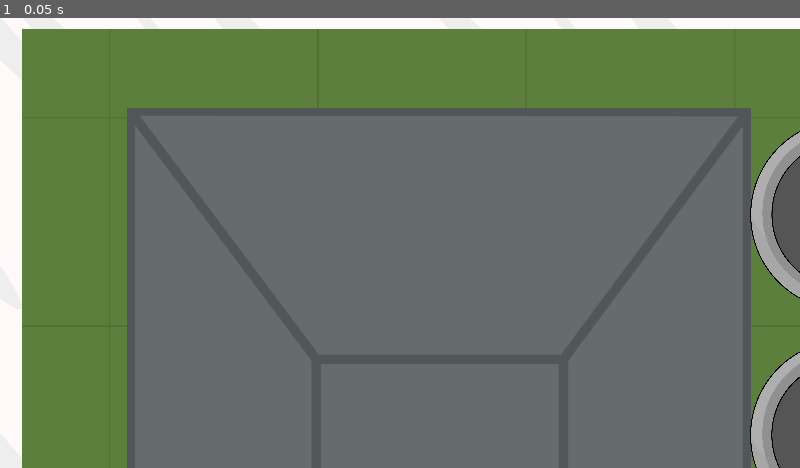
Above: before the commit, frame 1.
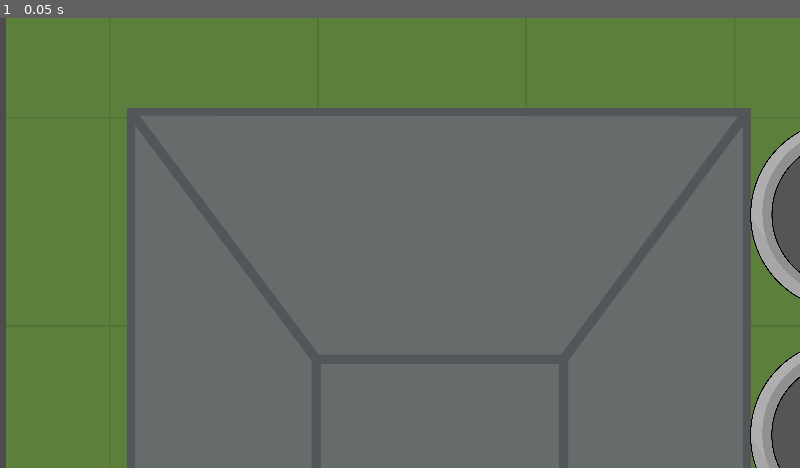
Above: after the commit, the same moment.

Repository: michalbie/Spinningeddon
Game: Godot game, scene res://Scenes/World/World.tscn
Two runs of this game, one before a commit and one after it. Both use one fixed random seed, a clock stepped at 60 frames per second and the inputs below. This scene is started directly instead of the project's main scene.
Inputs:
- Up to frame 1 (0.05 s): no input

The runs differ from the first frame. In frame 1, 5.1% of the frame differs, in the area x 0-100%, y 0-100%.

Commit message:
map_update
Updated map to nerf sniper class

Diff:
--- a/Maps/BattleRoyaleMap/BattleRoyaleMap.tscn
+++ b/Maps/BattleRoyaleMap/BattleRoyaleMap.tscn
@@ -33,7 +33,9 @@
 [ext_resource path="res://Maps/Objects/Roofs/CinemaRoof.tscn" type="PackedScene" id=31]
 [ext_resource path="res://Maps/Objects/Miscellaneous/Lamp.tscn" type="PackedScene" id=32]
 [ext_resource path="res://Maps/Objects/Walls/MetalFence.tscn" type="PackedScene" id=33]
+[ext_resource path="res://Maps/Objects/Walls/Wall.gd" type="Script" id=34]
 [ext_resource path="res://Maps/Objects/Roads/Road2Bend.tscn" type="PackedScene" id=35]
+[ext_resource path="res://Maps/Objects/share/ObjectBase.gd" type="Script" id=36]
 
 [node name="BattleRoyaleMap" type="Node2D"]
 
@@ -1474,9 +1476,9 @@
 scale = Vector2( 1.18075, 1.77554 )
 
 [node name="WoodWall37" parent="." instance=ExtResource( 21 )]
-position = Vector2( 11729.5, 7687.41 )
+position = Vector2( 11721.3, 7687.41 )
 rotation = -0.128012
-scale = Vector2( 0.897884, 5.78986 )
+scale = Vector2( 1.01691, 5.78986 )
 
 [node name="ConcreteWall9" parent="." instance=ExtResource( 22 )]
 position = Vector2( 7575.6, 7600.02 )
@@ -1976,6 +1978,11 @@
 rotation = 0.0273943
 scale = Vector2( 1.33013, 1.33013 )
 
+[node name="RedCar6" parent="." instance=ExtResource( 24 )]
+position = Vector2( 8934.42, 4111.16 )
+rotation = -2.70566
+scale = Vector2( 1.33013, 1.33013 )
+
 [node name="RedCar4" parent="." instance=ExtResource( 24 )]
 position = Vector2( 12971.7, 526.055 )
 rotation = -1.84381
@@ -2006,6 +2013,21 @@
 rotation = 1.96485
 scale = Vector2( 1.33013, 1.33013 )
 
+[node name="RedCar9" parent="." instance=ExtResource( 24 )]
+position = Vector2( 6337.16, 6294.38 )
+rotation = 1.96485
+scale = Vector2( 1.33013, 1.33013 )
+
+[node name="RedCar8" parent="." instance=ExtResource( 24 )]
+position = Vector2( 9761.99, 8551.4 )
+rotation = 1.96485
+scale = Vector2( 1.33013, 1.33013 )
+
+[node name="RedCar7" parent="." instance=ExtResource( 24 )]
+position = Vector2( 4335.74, 3626.42 )
+rotation = 2.74174
+scale = Vector2( 1.33013, 1.33013 )
+
 [node name="YellowCar2" parent="." instance=ExtResource( 25 )]
 position = Vector2( 1189.58, 5153.35 )
 rotation = -0.667329
@@ -2021,6 +2043,16 @@
 rotation = -1.07319
 scale = Vector2( 1.35282, 1.35282 )
 
+[node name="YellowCar9" parent="." instance=ExtResource( 25 )]
+position = Vector2( 9688.69, 8473.9 )
+rotation = -0.350071
+scale = Vector2( 1.35282, 1.35282 )
+
+[node name="YellowCar10" parent="." instance=ExtResource( 25 )]
+position = Vector2( 9549.93, 8654.7 )
+rotation = 0.466282
+scale = Vector2( 1.35282, 1.35282 )
+
 [node name="YellowCar8" parent="." instance=ExtResource( 25 )]
 position = Vector2( 2093.39, 1999.61 )
 rotation = -1.07319
@@ -2029,6 +2061,16 @@
 [node name="GrayCar2" parent="." instance=ExtResource( 6 )]
 position = Vector2( 164.498, 4933.21 )
 rotation = -0.742298
+scale = Vector2( 1.3184, 1.3184 )
+
+[node name="GrayCar8" parent="." instance=ExtResource( 6 )]
+position = Vector2( 8982.06, 8623.13 )
+rotation = -0.742298
+scale = Vector2( 1.3184, 1.3184 )
+
+[node name="GrayCar7" parent="." instance=ExtResource( 6 )]
+position = Vector2( 7098.04, 8733.43 )
+rotation = -0.387493
 scale = Vector2( 1.3184, 1.3184 )
 
 [node name="YellowCar5" parent="." instance=ExtResource( 25 )]
@@ -2982,7 +3024,7 @@
 scale = Vector2( 0.498703, 0.498703 )
 
 [node name="Rock50" parent="." instance=ExtResource( 23 )]
-position = Vector2( 3614.5, 6799.15 )
+position = Vector2( 3610.3, 6185.26 )
 rotation = 0.294278
 scale = Vector2( 0.428705, 0.428705 )
 
@@ -3086,4 +3128,238 @@
 rotation = -5.3557
 scale = Vector2( 1.682, 1.859 )
 
+[node name="BricksWall11" type="StaticBody2D" parent="." instance=ExtResource( 19 )]
+position = Vector2( 4878.93, 2783.25 )
+z_index = 2
+collision_layer = 2048
+collision_mask = 0
+script = ExtResource( 34 )
+object_material = 1
+
+[node name="BricksWall12" type="StaticBody2D" parent="." instance=ExtResource( 19 )]
+position = Vector2( 5127.32, 2783.38 )
+z_index = 2
+collision_layer = 2048
+collision_mask = 0
+script = ExtResource( 34 )
+object_material = 1
+
+[node name="BricksWall13" parent="." instance=ExtResource( 19 )]
+position = Vector2( 5327.04, 2785.01 )
+rotation = -1.5708
+
+[node name="Rock62" type="StaticBody2D" parent="." instance=ExtResource( 23 )]
+position = Vector2( 3307.53, 5040.36 )
+rotation = 0.422337
+scale = Vector2( 0.638316, 0.638316 )
+z_index = 1
+script = ExtResource( 36 )
+object_material = 1
+
+[node name="Rock63" type="StaticBody2D" parent="." instance=ExtResource( 23 )]
+position = Vector2( 3561.78, 5298.41 )
+rotation = -0.422715
+scale = Vector2( 0.748692, 0.748692 )
+z_index = 1
+script = ExtResource( 36 )
+object_material = 1
+
+[node name="Rock64" type="StaticBody2D" parent="." instance=ExtResource( 23 )]
+position = Vector2( 3694.6, 5032.77 )
+rotation = 2.21707
+scale = Vector2( 0.845969, 0.845969 )
+z_index = 1
+script = ExtResource( 36 )
+object_material = 1
+
+[node name="BricksWall14" type="StaticBody2D" parent="." instance=ExtResource( 19 )]
+position = Vector2( 4605.15, 6750.87 )
+rotation = -0.349066
+z_index = 2
+collision_layer = 2048
+collision_mask = 0
+script = ExtResource( 34 )
+object_material = 1
+
+[node name="BricksWall15" type="StaticBody2D" parent="." instance=ExtResource( 19 )]
+position = Vector2( 4886.49, 6648.88 )
+rotation = 1.22173
+z_index = 2
+collision_layer = 2048
+collision_mask = 0
+script = ExtResource( 34 )
+object_material = 1
+
+[node name="StoneWall10" parent="." instance=ExtResource( 13 )]
+position = Vector2( 7734.45, 6217.44 )
+rotation = -0.261799
+scale = Vector2( 0.355469, 1 )
+
+[node name="StoneWall5" type="StaticBody2D" parent="." instance=ExtResource( 13 )]
+position = Vector2( 7680.3, 6014.65 )
+rotation = -1.8326
+z_index = 2
+collision_layer = 2048
+collision_mask = 0
+script = ExtResource( 34 )
+object_material = 1
+
+[node name="StoneWall9" parent="." instance=ExtResource( 13 )]
+position = Vector2( 7744.83, 6255.98 )
+rotation = -1.8326
+
+[node name="StoneWall7" type="StaticBody2D" parent="." instance=ExtResource( 13 )]
+position = Vector2( 7772.72, 6207.08 )
+rotation = -0.261799
+scale = Vector2( 1, 1 )
+z_index = 2
+collision_layer = 2048
+collision_mask = 0
+script = ExtResource( 34 )
+object_material = 1
+
+[node name="Rock65" type="StaticBody2D" parent="." instance=ExtResource( 23 )]
+position = Vector2( 4403.99, 5553.02 )
+scale = Vector2( 0.620554, 0.620554 )
+z_index = 1
+script = ExtResource( 36 )
+object_material = 1
+
+[node name="Rock66" type="StaticBody2D" parent="." instance=ExtResource( 23 )]
+position = Vector2( 4599.04, 5756.88 )
+rotation = 0.624703
+scale = Vector2( 0.511657, 0.511657 )
+z_index = 1
+script = ExtResource( 36 )
+object_material = 1
+
+[node name="Rock67" type="StaticBody2D" parent="." instance=ExtResource( 23 )]
+position = Vector2( 4527.86, 5987.11 )
+rotation = -0.385721
+scale = Vector2( -0.301623, -0.301623 )
+z_index = 1
+script = ExtResource( 36 )
+object_material = 1
+
+[node name="Rock68" type="StaticBody2D" parent="." instance=ExtResource( 23 )]
+position = Vector2( 4652.42, 5620.66 )
+rotation = -0.406719
+scale = Vector2( 0.445024, 0.445024 )
+z_index = 1
+script = ExtResource( 36 )
+object_material = 1
+
+[node name="Rock84" parent="." instance=ExtResource( 23 )]
+position = Vector2( 793.438, 6836.95 )
+scale = Vector2( 0.620554, 0.620554 )
+
+[node name="Rock83" parent="." instance=ExtResource( 23 )]
+position = Vector2( 1540.96, 7484.34 )
+rotation = 0.624703
+scale = Vector2( 0.511657, 0.511657 )
+
+[node name="Rock82" parent="." instance=ExtResource( 23 )]
+position = Vector2( 1174.09, 7566.73 )
+rotation = -0.385721
+scale = Vector2( -0.301623, -0.301623 )
+
+[node name="Rock81" parent="." instance=ExtResource( 23 )]
+position = Vector2( 1322, 8289.67 )
+rotation = -0.406719
+scale = Vector2( 0.445024, 0.445024 )
+
+[node name="Rock80" parent="." instance=ExtResource( 23 )]
+position = Vector2( 4668.89, 10695.4 )
+scale = Vector2( 0.620554, 0.620554 )
+
+[node name="Rock79" parent="." instance=ExtResource( 23 )]
+position = Vector2( 3657.18, 9877.52 )
+rotation = 0.624703
+scale = Vector2( 0.511657, 0.511657 )
+
+[node name="Rock78" parent="." instance=ExtResource( 23 )]
+position = Vector2( 4351.26, 10141.4 )
+rotation = -0.385721
+scale = Vector2( -0.301623, -0.301623 )
+
+[node name="Rock77" parent="." instance=ExtResource( 23 )]
+position = Vector2( 4551.51, 9631.98 )
+rotation = -0.406719
+scale = Vector2( 0.445024, 0.445024 )
+
+[node name="Rock76" parent="." instance=ExtResource( 23 )]
+position = Vector2( 3079.5, 6780.81 )
+scale = Vector2( 0.620554, 0.620554 )
+
+[node name="Rock75" parent="." instance=ExtResource( 23 )]
+position = Vector2( 4073.45, 7556.51 )
+rotation = 0.624703
+scale = Vector2( 0.511657, 0.511657 )
+
+[node name="Rock74" parent="." instance=ExtResource( 23 )]
+position = Vector2( 3703.73, 7412.52 )
+rotation = -0.385721
+scale = Vector2( -0.301623, -0.301623 )
+
+[node name="Rock73" parent="." instance=ExtResource( 23 )]
+position = Vector2( 3912.39, 6940.95 )
+rotation = -0.406719
+scale = Vector2( 0.445024, 0.445024 )
+
+[node name="Rock69" type="StaticBody2D" parent="." instance=ExtResource( 23 )]
+position = Vector2( 10219.9, 4372.44 )
+rotation = -0.279037
+scale = Vector2( 0.642954, 0.642954 )
+z_index = 1
+script = ExtResource( 36 )
+object_material = 1
+
+[node name="Rock70" type="StaticBody2D" parent="." instance=ExtResource( 23 )]
+position = Vector2( 10389.6, 4407.11 )
+rotation = 0.211799
+scale = Vector2( 0.77054, 0.77054 )
+z_index = 1
+script = ExtResource( 36 )
+object_material = 1
+
+[node name="Rock71" type="StaticBody2D" parent="." instance=ExtResource( 23 )]
+position = Vector2( 10087.9, 8382.74 )
+rotation = -0.269792
+scale = Vector2( 0.772129, 0.772129 )
+z_index = 1
+script = ExtResource( 36 )
+object_material = 1
+
+[node name="Rock72" type="StaticBody2D" parent="." instance=ExtResource( 23 )]
+position = Vector2( 10079.5, 8571.96 )
+rotation = 0.144046
+scale = Vector2( 0.788177, 0.788177 )
+z_index = 1
+script = ExtResource( 36 )
+object_material = 1
+
 [node name="Zone" parent="." instance=ExtResource( 3 )]
+visible = false
+
+[node name="Rock85" type="StaticBody2D" parent="." instance=ExtResource( 23 )]
+position = Vector2( 6418.15, 2796.18 )
+rotation = 0.248426
+z_index = 1
+script = ExtResource( 36 )
+object_material = 1
+
+[node name="Rock86" type="StaticBody2D" parent="." instance=ExtResource( 23 )]
+position = Vector2( 6881.85, 2610.6 )
+rotation = 0.140606
+scale = Vector2( 0.843101, 0.843101 )
+z_index = 1
+script = ExtResource( 36 )
+object_material = 1
+
+[node name="Rock87" type="StaticBody2D" parent="." instance=ExtResource( 23 )]
+position = Vector2( 6004.98, 2527.5 )
+rotation = -0.104701
+scale = Vector2( 0.895476, 0.895476 )
+z_index = 1
+script = ExtResource( 36 )
+object_material = 1
Not shown: 1 places in Maps/BattleRoyaleMap/BattleRoyaleMap.tscn that only renumber resources
